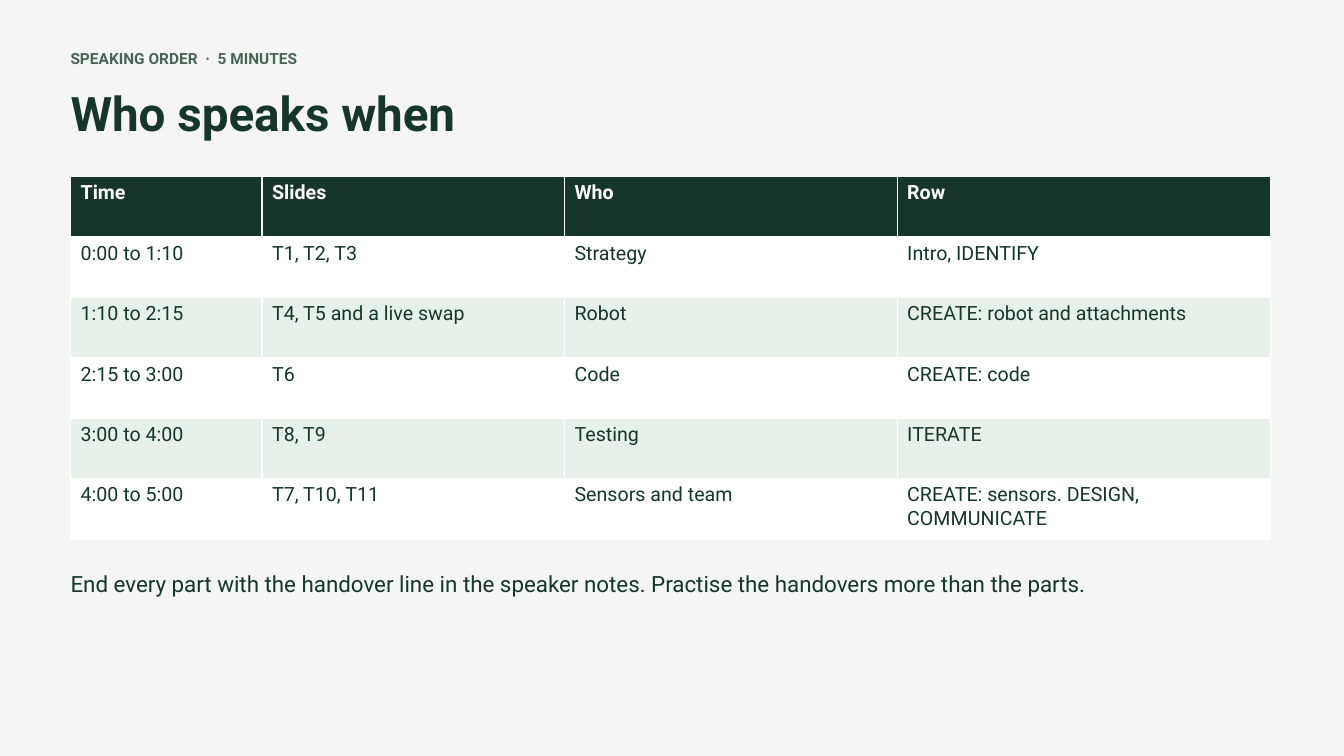
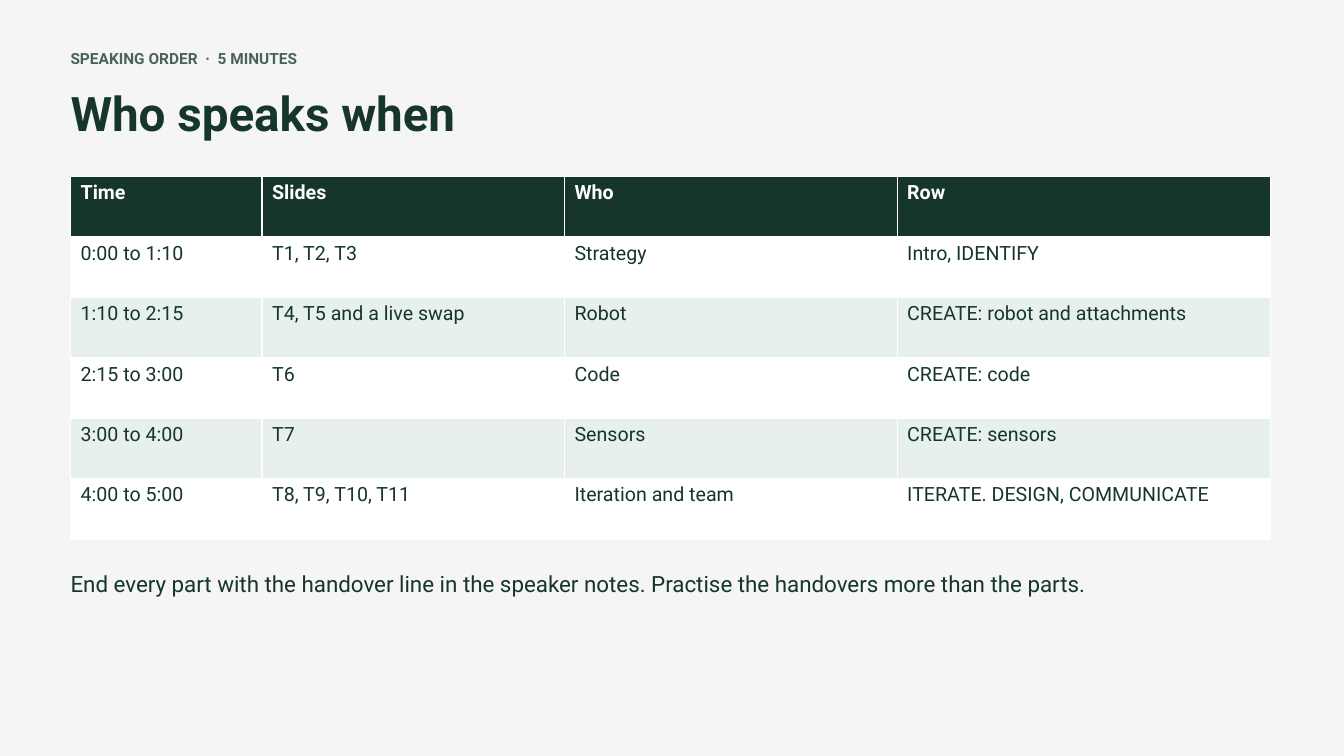
Before and after one commit to amana4/FLL2026, a slide deck: slide 38 of robot-design/exceeds-workshop.pptx. Drawn at 1344x756 pixels with LibreOffice and Linux fonts; fonts in the diff are those of the drawing. Boxes give left, top, right and bottom in pixels: in the first picture for what was removed or moved away, otherwise in the second. Text is boxed around its words. In the diff, an @@ line names an element or a change of style, - is before the commit and + after.

Commit message:
Reorganize presentation speaking roles
Split sensor and iteration responsibilities into distinct presentation sections and update the preparation page, diagrams, slides, scripts, and team links accordingly.

```diff
--- a/robot-design/exceeds-workshop.pptx
+++ b/robot-design/exceeds-workshop.pptx
@@ table at box(71, 176, 1270, 539) @@
-row 5: 3:00 to 4:00 | T8, T9 | Testing | ITERATE
+row 5: 3:00 to 4:00 | T7 | Sensors | CREATE: sensors
-row 6: 4:00 to 5:00 | T7, T10, T11 | Sensors and team | CREATE: sensors. DESIGN, COMMUNICATE
+row 6: 4:00 to 5:00 | T8, T9, T10, T11 | Iteration and team | ITERATE. DESIGN, COMMUNICATE
```
Also in this commit, not shown: 6 other slides changed, 7 other files.
